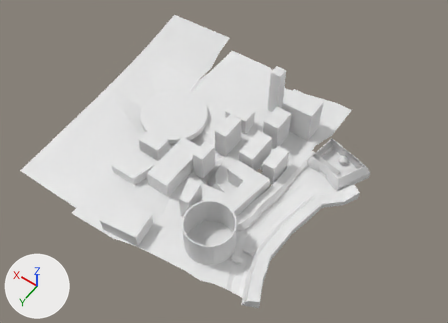
The Blender file thehive/assets/Models/CIUDAD/PROTOTIPO_CIUDAD.blend: old version first, new version second.
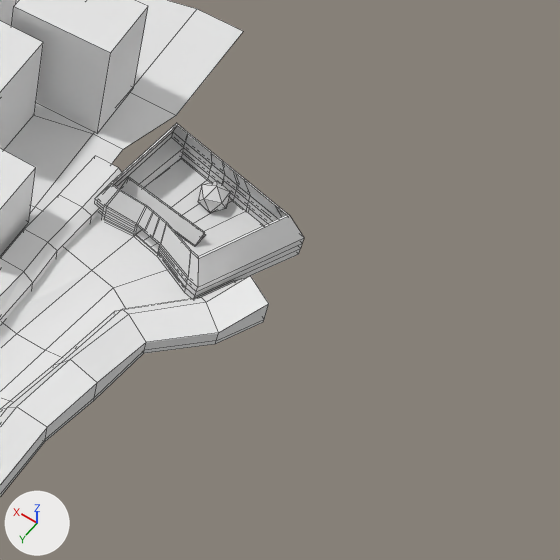
Each version is shown whole from a 50 mm camera at (-1856.0, 3288.0, 5502.0) aimed at (682.0, -266.0, -83.0), then close up on the part from 62% to 100% of the width and 31% to 84% of the height. Every picture has the same lights, and +X, +Y and +Z are marked at lower left. The close-ups show mesh edges as thin lines.

Objects in the first close-up: 'barrera1', 'barrera2', 'edificios', 'estacion_inicio', 'mapa'.
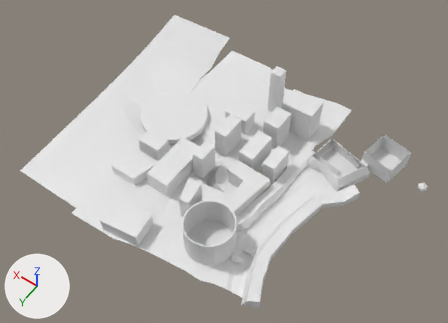
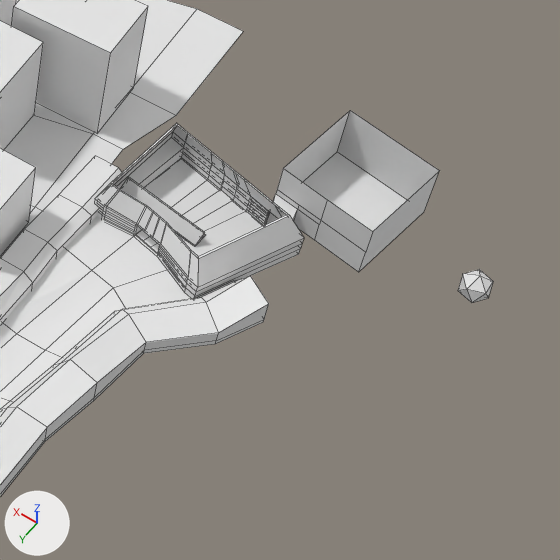
Where the change shows, as pixel boxes (x1, y1, x2, y2) in the close-ups (560 x 560 px; the box of a moved part takes in the faces that stretch with it):
'estacion_inicio', reshaped (90% wider, 10% taller)
    before: (94, 123, 304, 299)
    after: (94, 110, 493, 303)
part 1 of me_plane_001, moved or reshaped
    before: (198, 181, 230, 213)
    after: (458, 269, 493, 303)
part 2 of me_plane_001, built on
    before: (233, 180, 281, 225)
    after: (233, 110, 439, 272)

What the commit changed:
me_plane_001 is used by ob_estacion_inicio; location (-171.0, -646.0, 5.0); rotation (0.0, 0.0, -0.259), in degrees (0, 0, -15); scale (45.3, 45.3, 45.3).
me_plane_001 had 210 vertices, 200 faces, 8 loose edges and spanned x -11.31..2.06, y -10.1..-1.12, z -0.48..3.85.
me_plane_001 now has 254 vertices, 236 faces, 8 loose edges and spans x -22.86..2.06, y -20.39..-1.12, z -0.52..4.58.
me_plane_001 part 1: the loose piece of 12 vertices spanning x -5.12..-2.91, y -9.66..-7.38, z -0.48..2.08 is moved by (-17.74, -8.61, -0.04).
Part 2, on me_plane_001:
23 faces are deleted.
21 vertices are added at x -15.15..-6.26, y -20.39..-10.1, z -0.32..4.58.
10 new vertices lie (0.0, 0.0, 0.33) away from vertices in x -9.94..-6.15, y -10.1..-9.94, z -0.13..1.19.
7 new vertices lie (-1.81, 0.0, 0.0) away from vertices in x -6.15, y -9.94, z -0.13..1.85.
6 new vertices lie (-1.71, 0.0, 0.0) away from vertices in x -6.26, y -10.1, z -0.21..1.85.
59 new faces join them.
